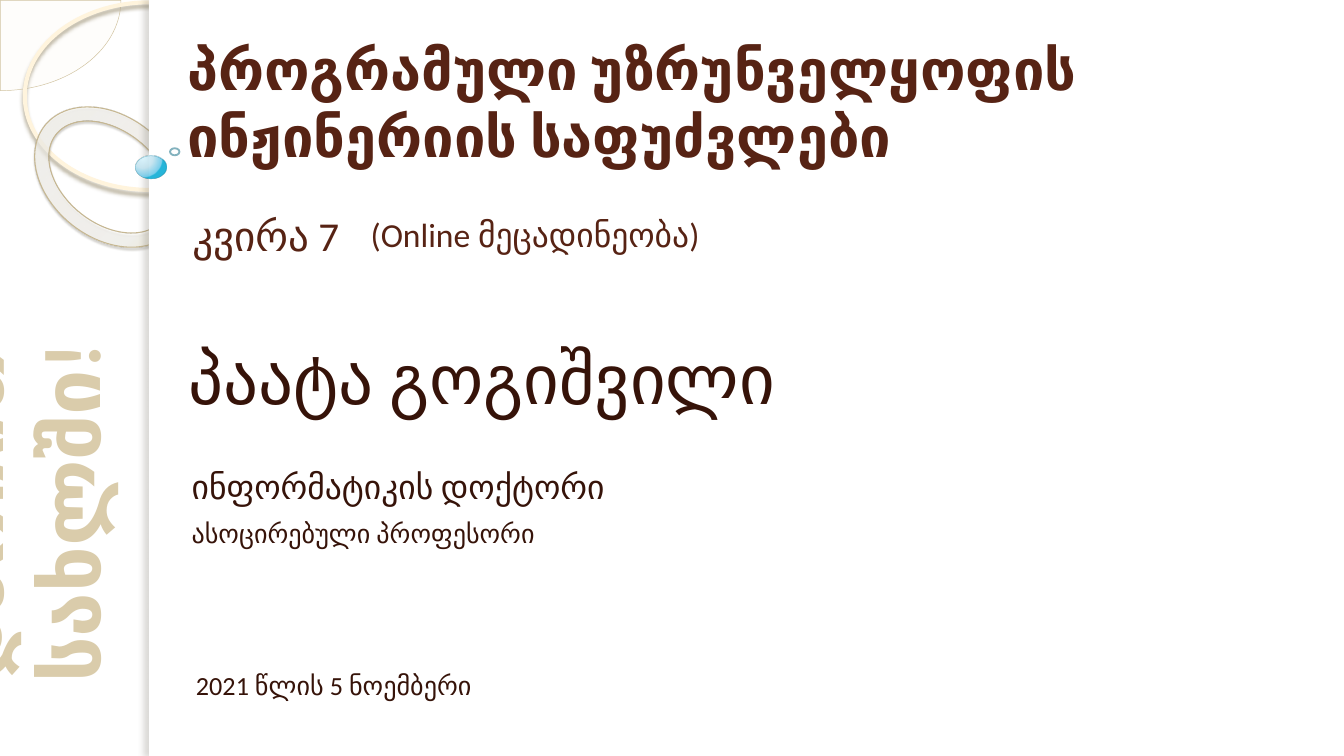
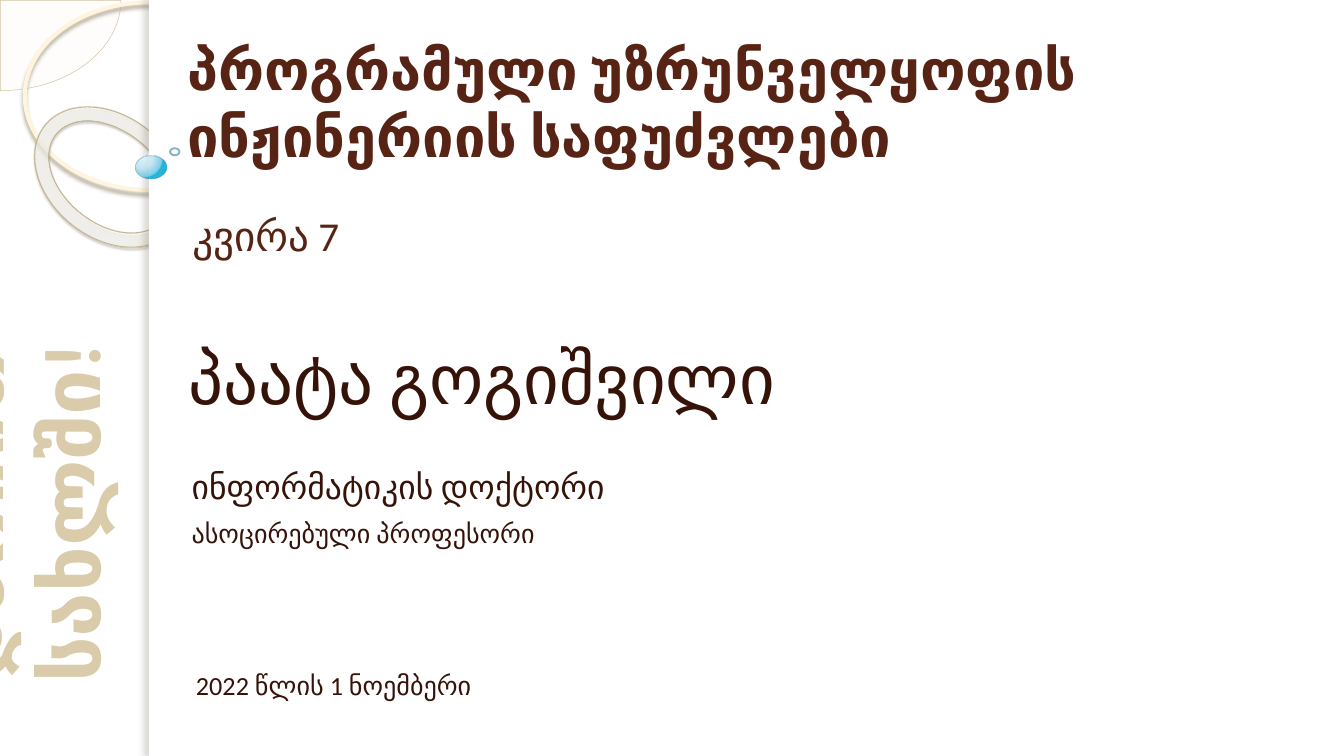
Before and after one commit to paatagog/t, a slide deck: slide 2 of SE/lec07 - პროგ. უზრ. დიზაინი.pptx. Drawn at 1344x756 pixels with LibreOffice and Linux fonts; fonts in the diff are those of the drawing; background and template pictures are left out. Boxes give left, top, right and bottom in pixels: in the first picture for what was removed or moved away, otherwise in the second. Text is boxed around its words. In the diff, an @@ line names an element or a change of style, - is before the commit and + after.

```diff
--- a/SE/lec07 - პროგ. უზრ. დიზაინი.pptx
+++ b/SE/lec07 - პროგ. უზრ. დიზაინი.pptx
@@ text removed at bbox=[371, 219, 689, 254] @@
-(Online მეცადინეობა)
@@ text at bbox=[196, 674, 471, 700]: text changed @@
-2021 წლის 5 ნოემბერი
+2022 წლის 1 ნოემბერი
```
